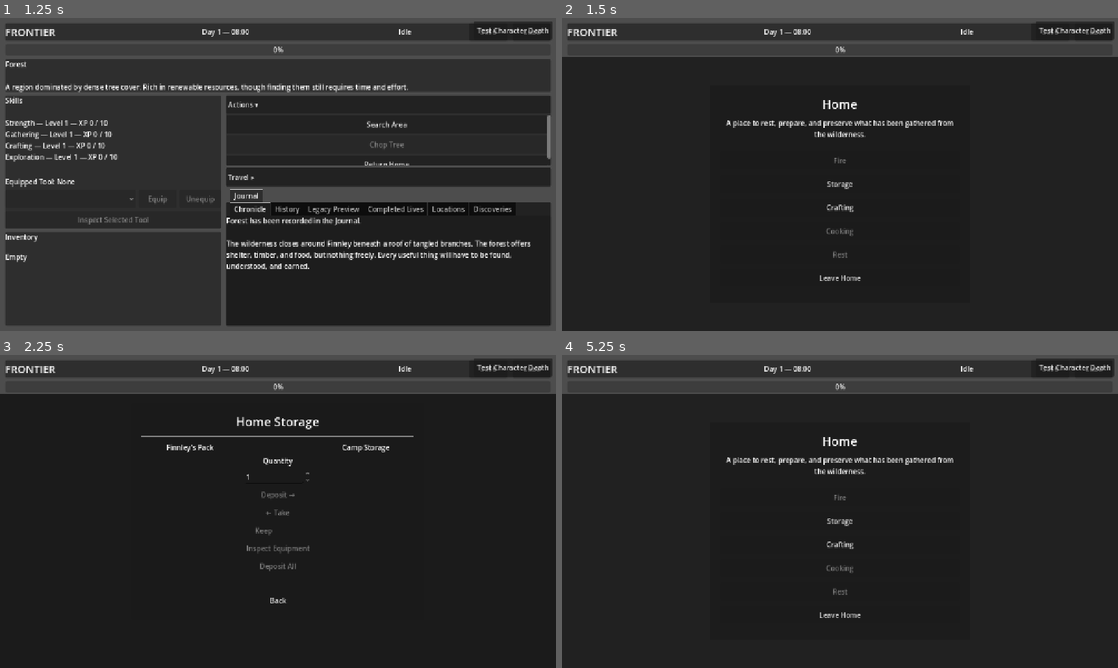
Above: before the commit, frames 1-4 (two rows, left to right).
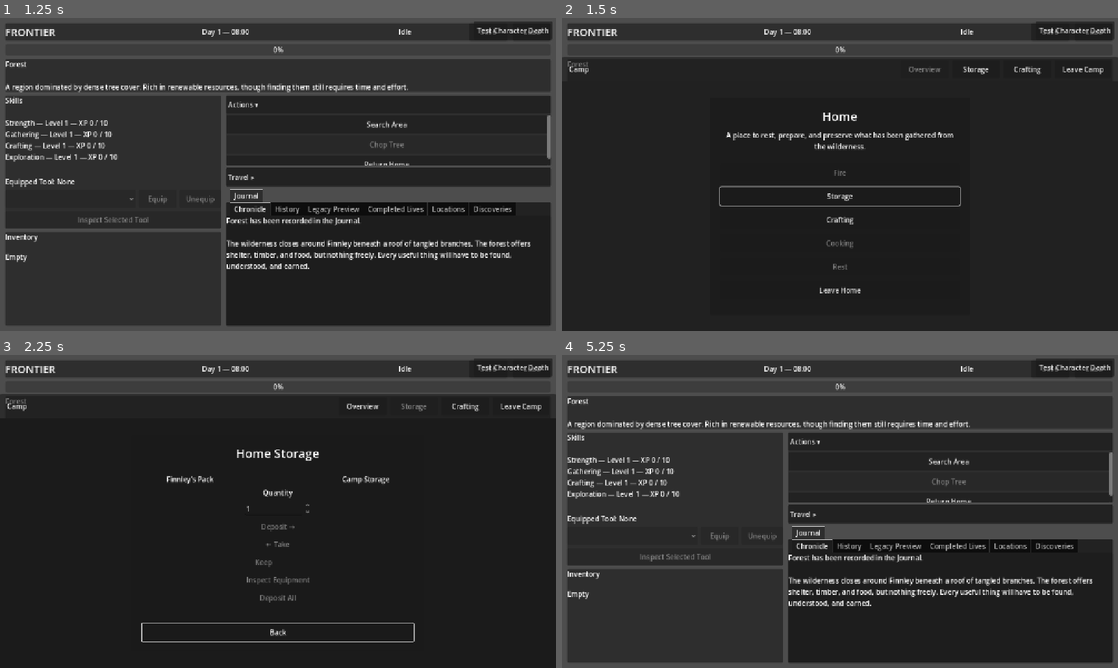
Above: after the commit, the same moments.

Repository: thegrundle-git/frontierthegame
Game: Godot game, scene res://scenes/ui/MainMenu.tscn
The game is run twice, just before and just after one commit, with the same random seed, the same clock (stepped at 60 frames per second) and the same inputs.
Inputs (mouse positions are in pixels of both pictures, inside the frame that each line leads up to):
- Up to frame 1 (1.25 s): click "New Game" at 0.5 s
- Up to frame 2 (1.5 s): click "Return Home" at 1.25 s
- Up to frame 3 (2.25 s): click "Storage" at 2 s
- Up to frame 4 (5.25 s): click "Back" at 2.75 s; click "Crafting" at 3.5 s; click "Back to Home" (after the commit: "Back") at 4.25 s; click (1084, 405) at 5 s, where only the run after the commit has a clickable "Leave Camp"

Frame 1 is identical in both runs. In frame 2, 2.6% of the frame differs, in the area x 0-100%, y 12-88%; in frame 3, 2.5%; in frame 4, 16%, in the area x 0-100%, y 12-100%.

Commit message:
v0.5.19-alpha1 - Add UI navigation and layout foundation

Diff:
--- /dev/null
+++ b/scenes/ui/CampNavigation.tscn
@@ -0,0 +1,53 @@
+[gd_scene format=3]
+
+[ext_resource type="Script" path="res://scripts/ui/CampNavigation.gd" id="1_navigation"]
+
+[node name="CampNavigation" type="PanelContainer"]
+layout_mode = 1
+anchors_preset = 10
+anchor_right = 1.0
+offset_top = 90.0
+offset_bottom = 146.0
+grow_horizontal = 2
+script = ExtResource("1_navigation")
+
+[node name="NavigationMargin" type="MarginContainer" parent="."]
+layout_mode = 2
+theme_override_constants/margin_left = 16
+theme_override_constants/margin_top = 7
+theme_override_constants/margin_right = 16
+theme_override_constants/margin_bottom = 7
+
+[node name="NavigationRow" type="HBoxContainer" parent="NavigationMargin"]
+layout_mode = 2
+theme_override_constants/separation = 8
+
+[node name="CampLabel" type="Label" parent="NavigationMargin/NavigationRow"]
+layout_mode = 2
+size_flags_horizontal = 3
+text = "Camp"
+vertical_alignment = 1
+
+[node name="OverviewButton" type="Button" parent="NavigationMargin/NavigationRow"]
+unique_name_in_owner = true
+custom_minimum_size = Vector2(110, 42)
+layout_mode = 2
+text = "Overview"
+
+[node name="StorageButton" type="Button" parent="NavigationMargin/NavigationRow"]
+unique_name_in_owner = true
+custom_minimum_size = Vector2(110, 42)
+layout_mode = 2
+text = "Storage"
+
+[node name="CraftingButton" type="Button" parent="NavigationMargin/NavigationRow"]
+unique_name_in_owner = true
+custom_minimum_size = Vector2(110, 42)
+layout_mode = 2
+text = "Crafting"
+
+[node name="LeaveButton" type="Button" parent="NavigationMargin/NavigationRow"]
+unique_name_in_owner = true
+custom_minimum_size = Vector2(130, 42)
+layout_mode = 2
+text = "Leave Camp"
--- a/scenes/ui/GameUI.tscn
+++ b/scenes/ui/GameUI.tscn
@@ -6,6 +6,7 @@
 [ext_resource type="PackedScene" path="res://scenes/ui/LegacySummaryScreen.tscn" id="4_legacy"]
 [ext_resource type="PackedScene" path="res://scenes/ui/SuccessionScreen.tscn" id="5_successor"]
 [ext_resource type="PackedScene" path="res://scenes/ui/EquipmentDetailsScreen.tscn" id="6_details"]
+[ext_resource type="PackedScene" path="res://scenes/ui/CampNavigation.tscn" id="7_camp_navigation"]
 
 [node name="GameUI" type="Control" unique_id=1054040398]
 layout_mode = 3
@@ -452,7 +453,7 @@
 anchors_preset = 15
 anchor_right = 1.0
 anchor_bottom = 1.0
-offset_top = 90.0
+offset_top = 146.0
 grow_horizontal = 2
 grow_vertical = 2
 
@@ -493,7 +494,7 @@
 unique_name_in_owner = true
 custom_minimum_size = Vector2(0, 42)
 layout_mode = 2
-text = "Back to Home"
+text = "Back"
 
 [node name="HomeUI" parent="." unique_id=1443133491 instance=ExtResource("2_3pxe2")]
 unique_name_in_owner = true
@@ -501,6 +502,11 @@
 layout_mode = 1
 
 [node name="StorageUI" parent="." unique_id=295644592 instance=ExtResource("3_jwej7")]
+unique_name_in_owner = true
+visible = false
+layout_mode = 1
+
+[node name="CampNavigation" parent="." instance=ExtResource("7_camp_navigation")]
 unique_name_in_owner = true
 visible = false
 layout_mode = 1
--- a/scenes/ui/HomeUI.tscn
+++ b/scenes/ui/HomeUI.tscn
@@ -7,7 +7,7 @@
 anchors_preset = 15
 anchor_right = 1.0
 anchor_bottom = 1.0
-offset_top = 90.0
+offset_top = 146.0
 grow_horizontal = 2
 grow_vertical = 2
 script = ExtResource("1_8tlva")
--- a/scenes/ui/StorageUI.tscn
+++ b/scenes/ui/StorageUI.tscn
@@ -7,6 +7,7 @@
 anchors_preset = 15
 anchor_right = 1.0
 anchor_bottom = 1.0
+offset_top = 146.0
 grow_horizontal = 2
 grow_vertical = 2
 script = ExtResource("1_kaah8")
@@ -16,7 +17,6 @@
 anchors_preset = -1
 anchor_right = 1.0
 anchor_bottom = 1.0
-offset_top = 90.0
 grow_horizontal = 2
 grow_vertical = 2
 color = Color(0.10747974, 0.10747974, 0.10747967, 1)
--- /dev/null
+++ b/scripts/ui/CampNavigation.gd
@@ -0,0 +1,40 @@
+extends PanelContainer
+class_name CampNavigation
+
+
+signal screen_requested(screen_id: String)
+signal leave_requested
+
+
+const OVERVIEW_SCREEN_ID := "camp.overview"
+const STORAGE_SCREEN_ID := "camp.storage"
+const CRAFTING_SCREEN_ID := "camp.crafting"
+
+
+@onready var overview_button: Button = %OverviewButton
+@onready var storage_button: Button = %StorageButton
+@onready var crafting_button: Button = %CraftingButton
+@onready var leave_button: Button = %LeaveButton
+
+
+func _ready() -> void:
+	overview_button.pressed.connect(
+		_request_screen.bind(OVERVIEW_SCREEN_ID)
+	)
+	storage_button.pressed.connect(
+		_request_screen.bind(STORAGE_SCREEN_ID)
+	)
+	crafting_button.pressed.connect(
+		_request_screen.bind(CRAFTING_SCREEN_ID)
+	)
+	leave_button.pressed.connect(leave_requested.emit)
+
+
+func set_current_screen(screen_id: String) -> void:
+	overview_button.disabled = screen_id == OVERVIEW_SCREEN_ID
+	storage_button.disabled = screen_id == STORAGE_SCREEN_ID
+	crafting_button.disabled = screen_id == CRAFTING_SCREEN_ID
+
+
+func _request_screen(screen_id: String) -> void:
+	screen_requested.emit(screen_id)
--- a/scripts/ui/GameUI.gd
+++ b/scripts/ui/GameUI.gd
@@ -62,6 +62,9 @@
 @onready var crafting_panel: Control = %Crafting
 @onready var back_to_home_button: Button = %BackToHomeButton
 @onready var storage_ui: StorageUI = %StorageUI
+@onready var camp_navigation: CampNavigation = %CampNavigation
+
+var camp_router := UIRouter.new()
 
 var world_action_buttons: Dictionary = {}
 var travel_buttons: Dictionary = {}
@@ -159,11 +162,31 @@
 	storage_ui.equipment_inspection_requested.connect(
 		_on_storage_equipment_inspection_requested
 	)
-
-	storage_ui.visible = false
+	camp_navigation.screen_requested.connect(
+		_on_camp_screen_requested
+	)
+	camp_navigation.leave_requested.connect(
+		_on_leave_home_requested
+	)
+	camp_router.register_screen(
+		CampNavigation.OVERVIEW_SCREEN_ID,
+		home_ui,
+		home_ui.get_default_focus_target()
+	)
+	camp_router.register_screen(
+		CampNavigation.STORAGE_SCREEN_ID,
+		storage_ui,
+		storage_ui.get_default_focus_target()
+	)
+	camp_router.register_screen(
+		CampNavigation.CRAFTING_SCREEN_ID,
+		crafting_panel,
+		back_to_home_button
+	)
+
 	event_overlay.visible = false
-	home_ui.visible = false
-	crafting_panel.visible = false
+	camp_router.close_all()
+	camp_navigation.visible = false
 	current_action_label.text = "Idle"
 	action_progress.value = 0.0
 
@@ -186,7 +209,26 @@
 
 	back_to_home_button.pressed.connect(
 		_on_back_to_home_pressed
-)
+	)
+
+
+func _unhandled_input(event: InputEvent) -> void:
+	if not camp_navigation.visible:
+		return
+	if (
+		equipment_details_screen.visible
+		or legacy_summary_screen.visible
+		or succession_screen.visible
+		or event_overlay.visible
+	):
+		return
+	if not event.is_action_pressed("ui_cancel"):
+		return
+	if camp_router.get_current_screen_id() == CampNavigation.OVERVIEW_SCREEN_ID:
+		return
+
+	_back_in_camp()
+	get_viewport().set_input_as_handled()
 
 
 func _on_actions_toggle_pressed() -> void:
@@ -1340,9 +1382,7 @@
 
 
 func show_final_legacy_summary() -> void:
-	home_ui.visible = false
-	storage_ui.visible = false
-	crafting_panel.visible = false
+	_close_camp_workspace()
 	_on_open_legacy_summary_pressed()
 
 
@@ -1687,35 +1727,55 @@
 	if not GameManager.enter_home():
 		return
 
-	crafting_panel.visible = false
-	home_ui.visible = true
+	_open_camp_screen(CampNavigation.OVERVIEW_SCREEN_ID, false)
 
 
 func _on_leave_home_requested() -> void:
 	GameManager.leave_home()
-
-	crafting_panel.visible = false
-	home_ui.visible = false
+	_close_camp_workspace()
 
 func _on_home_crafting_requested() -> void:
-	home_ui.visible = false
-	crafting_panel.visible = true
-	update_crafting()
+	_open_camp_screen(CampNavigation.CRAFTING_SCREEN_ID)
 
 
 func _on_back_to_home_pressed() -> void:
-	crafting_panel.visible = false
-	home_ui.visible = true
+	_back_in_camp()
 
 func _on_home_storage_requested() -> void:
-	home_ui.visible = false
-
-	storage_ui.refresh_storage()
-
-	storage_ui.visible = true
+	_open_camp_screen(CampNavigation.STORAGE_SCREEN_ID)
 
 
 func _on_storage_back_requested() -> void:
-	storage_ui.visible = false
-
-	home_ui.visible = true
+	_back_in_camp()
+
+
+func _on_camp_screen_requested(screen_id: String) -> void:
+	_open_camp_screen(screen_id)
+
+
+func _open_camp_screen(
+	screen_id: String,
+	remember_current: bool = true
+) -> void:
+	if screen_id == CampNavigation.STORAGE_SCREEN_ID:
+		storage_ui.refresh_storage()
+	elif screen_id == CampNavigation.CRAFTING_SCREEN_ID:
+		update_crafting()
+
+	if not camp_router.open(screen_id, remember_current):
+		return
+
+	camp_navigation.visible = true
+	camp_navigation.set_current_screen(screen_id)
+
+
+func _back_in_camp() -> void:
+	camp_router.back(CampNavigation.OVERVIEW_SCREEN_ID)
+	camp_navigation.set_current_screen(
+		camp_router.get_current_screen_id()
+	)
+
+
+func _close_camp_workspace() -> void:
+	camp_router.close_all()
+	camp_navigation.visible = false
--- a/scripts/ui/HomeUI.gd
+++ b/scripts/ui/HomeUI.gd
@@ -12,6 +12,10 @@
 @onready var cooking_button: Button = %CookingButton
 @onready var rest_button: Button = %RestButton
 @onready var leave_home_button: Button = %LeaveHomeButton
+
+
+func get_default_focus_target() -> Control:
+	return storage_button
 
 
 func _ready() -> void:
--- a/scripts/ui/StorageUI.gd
+++ b/scripts/ui/StorageUI.gd
@@ -24,6 +24,10 @@
 
 var _is_refreshing := false
 var _selected_equipment: ItemInstance
+
+
+func get_default_focus_target() -> Control:
+	return back_button
 
 
 func _ready() -> void:
--- /dev/null
+++ b/scripts/ui/UIRouter.gd
@@ -0,0 +1,73 @@
+extends RefCounted
+class_name UIRouter
+
+
+var _screens: Dictionary = {}
+var _focus_targets: Dictionary = {}
+var _history: Array[String] = []
+var _current_screen_id: String = ""
+
+
+func register_screen(
+	screen_id: String,
+	screen: Control,
+	focus_target: Control = null
+) -> void:
+	if screen_id.is_empty() or screen == null:
+		return
+
+	_screens[screen_id] = screen
+	_focus_targets[screen_id] = focus_target
+	screen.visible = false
+
+
+func open(screen_id: String, remember_current: bool = true) -> bool:
+	if not _screens.has(screen_id):
+		return false
+
+	if (
+		remember_current
+		and not _current_screen_id.is_empty()
+		and _current_screen_id != screen_id
+	):
+		_history.append(_current_screen_id)
+
+	_show_only(screen_id)
+	return true
+
+
+func back(fallback_screen_id: String = "") -> bool:
+	while not _history.is_empty():
+		var previous_screen_id: String = _history.pop_back()
+		if _screens.has(previous_screen_id):
+			_show_only(previous_screen_id)
+			return true
+
+	if not fallback_screen_id.is_empty():
+		return open(fallback_screen_id, false)
+
+	return false
+
+
+func close_all() -> void:
+	for screen: Control in _screens.values():
+		screen.visible = false
+
+	_history.clear()
+	_current_screen_id = ""
+
+
+func get_current_screen_id() -> String:
+	return _current_screen_id
+
+
+func _show_only(screen_id: String) -> void:
+	for registered_id: String in _screens:
+		var screen: Control = _screens[registered_id]
+		screen.visible = registered_id == screen_id
+
+	_current_screen_id = screen_id
+
+	var focus_target: Control = _focus_targets.get(screen_id)
+	if focus_target != null and focus_target.is_visible_in_tree():
+		focus_target.call_deferred("grab_focus")
Not shown, added: scripts/ui/CampNavigation.gd.uid
Not shown, added: scripts/ui/UIRouter.gd.uid
Not shown, changed: docs/ARCHITECTURE.md
Not shown, changed: docs/CHANGELOG.md
Not shown, changed: docs/DESIGN_PHILOSOPHY.md
Not shown, changed: docs/PROJECT_SNAPSHOT.md
Not shown, added: docs/UI_ARCHITECTURE.md
